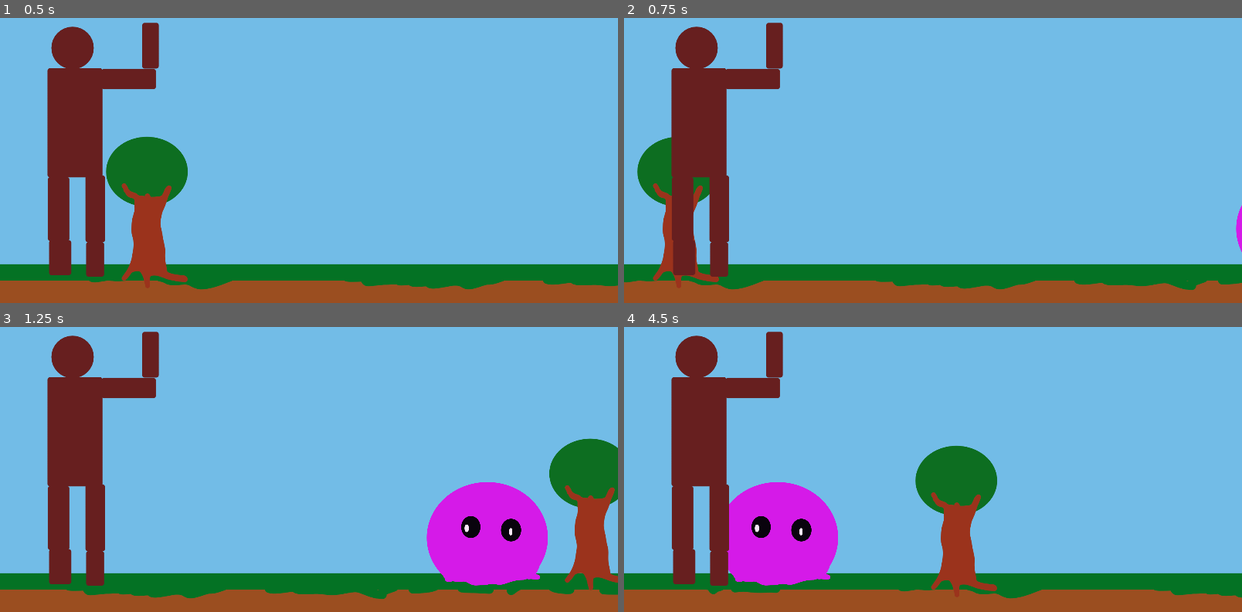
Above: before the commit, frames 1-4 (two rows, left to right).
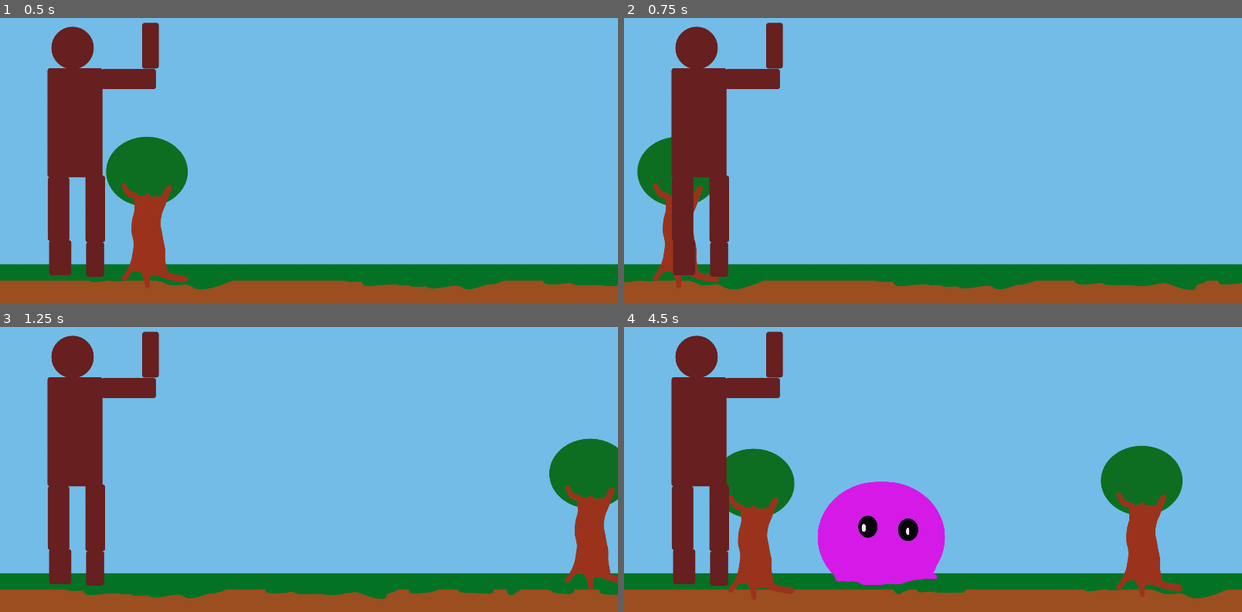
Above: after the commit, the same moments.

Repository: S-Blanco/GMTK_gamejam2023
Game: Godot game, scene res://Src/TestEnemyMovement.tscn
Two runs of this game, one before a commit and one after it. Both use one fixed random seed, a clock stepped at 60 frames per second and the inputs below. The project has no main scene, so this scene is started directly.
Inputs:
- Up to frame 1 (0.5 s): no input
- Up to frame 2 (0.75 s): no input
- Up to frame 3 (1.25 s): no input
- Up to frame 4 (4.5 s): no input

Frame 1 is identical in both runs. In frame 2, 0.1% of the frame differs, in the area x 99-100%, y 65-83%; in frame 3, 5.8%; in frame 4, 21%, in the area x 13-100%, y 41-96%.

Commit message:
Automated enemy spawn added to test scene

Diff:
--- a/Game/Src/Enemy.tscn
+++ b/Game/Src/Enemy.tscn
@@ -4,6 +4,7 @@
 [ext_resource path="res://Assets/Characters/Enemies/Blob.png" type="Texture" id=2]
 
 [node name="Enemy" type="KinematicBody2D"]
+scale = Vector2( 0.5, 0.5 )
 script = ExtResource( 1 )
 
 [node name="Sprite" type="Sprite" parent="."]
--- a/Game/Src/TestEnemyMovement.gd
+++ b/Game/Src/TestEnemyMovement.gd
@@ -4,27 +4,43 @@
 # Declare member variables here. Examples:
 # var a = 2
 # var b = "text"
-onready var Enemy = $Enemy
+#onready var Enemy = $Enemy
 onready var Bckgnd = $Background/TextureRect
 onready var stopScroll = 500
+onready var scrollDist = 0
+export(PackedScene) var Enemy_scn = preload("res://Src/Enemy.tscn")
+export(int) var spawn_position = 1500
+export(int) var spawn_y = 760
 
 var base_scroll_speed
 var base_pixel_speed
+var curr_pixel_speed
 
 # Called when the node enters the scene tree for the first time.
 func _ready():
 	base_scroll_speed = Bckgnd.scroll_speed
-	base_pixel_speed = Enemy.pixel_speed
+	base_pixel_speed = base_scroll_speed*Bckgnd.texture.get_size().x
+	curr_pixel_speed = base_pixel_speed
 	pass # Replace with function body.
 
 
 # Called every frame. 'delta' is the elapsed time since the previous frame.
 func _process(delta):
-	print(Enemy.get_global_position())
-	if Enemy.get_global_position().x <= stopScroll :
-		print('Woah there')
-		Bckgnd.set_scroll_speed(0.0)
-		Enemy.pixel_speed = 0.0
-		print(Bckgnd.scroll_speed)
-#		Enemy.die()
+	var New_enemy
+	scrollDist += delta*base_pixel_speed
+#	print(scrollDist,' ',fmod(scrollDist,spawn_position),' ',delta*curr_pixel_speed,' ',spawn_position-delta*curr_pixel_speed)
+	if (spawn_position-delta*curr_pixel_speed<fmod(scrollDist,spawn_position)) || (fmod(scrollDist,spawn_position)<delta*curr_pixel_speed):
+		print('should spawn',' ',fmod(scrollDist,spawn_position))
+		New_enemy = Enemy_scn.instance()
+		New_enemy.set_global_position(Vector2(spawn_position,spawn_y))
+		New_enemy.pixel_speed=curr_pixel_speed
+		add_child(New_enemy)
 		pass
+#	print(Enemy.get_global_position())
+#	if Enemy.get_global_position().x <= stopScroll :
+#		curr_pixel_speed = 0.0
+#		Bckgnd.set_scroll_speed(0.0)
+#		Enemy.pixel_speed = 0.0
+##		Enemy.die()
+#		pass
+	pass
--- a/Game/Src/TestEnemyMovement.tscn
+++ b/Game/Src/TestEnemyMovement.tscn
@@ -1,6 +1,5 @@
-[gd_scene load_steps=5 format=2]
+[gd_scene load_steps=4 format=2]
 
-[ext_resource path="res://Src/Enemy.tscn" type="PackedScene" id=1]
 [ext_resource path="res://Src/Background.tscn" type="PackedScene" id=2]
 [ext_resource path="res://Src/TestEnemyMovement.gd" type="Script" id=3]
 [ext_resource path="res://Src/Character.tscn" type="PackedScene" id=4]
@@ -12,9 +11,5 @@
 
 [node name="Background" parent="." instance=ExtResource( 2 )]
 
-[node name="Enemy" parent="." instance=ExtResource( 1 )]
-position = Vector2( 2973, 761 )
-scale = Vector2( 0.5, 0.5 )
-
 [node name="Character" parent="." instance=ExtResource( 4 )]
 position = Vector2( 242, 605 )
